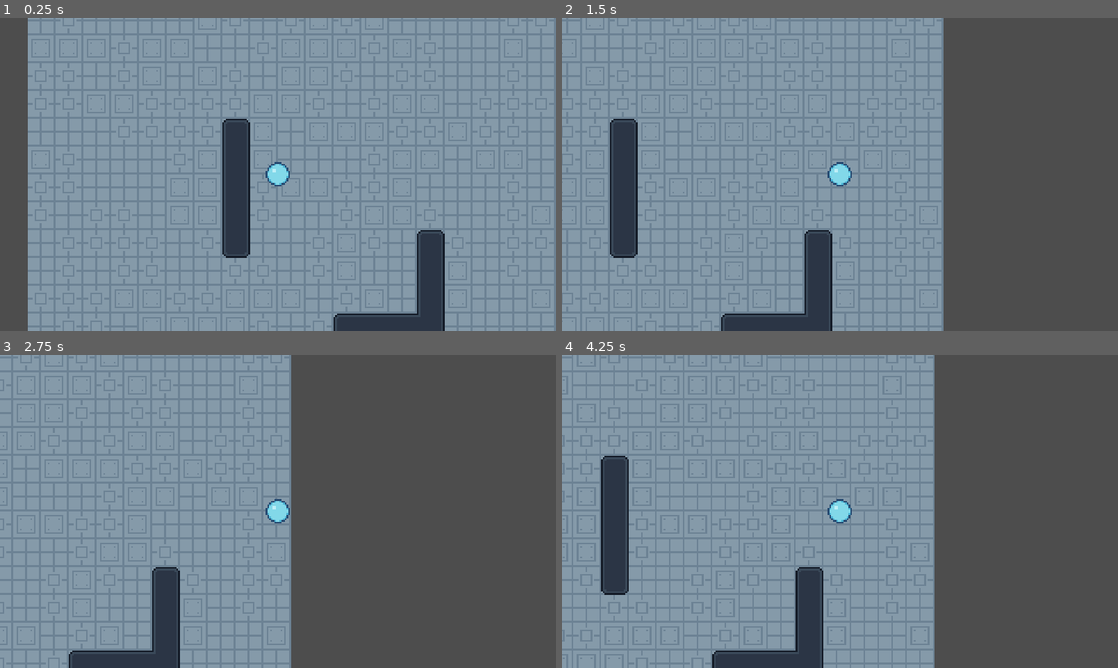
Above: before the commit, frames 1-4 (two rows, left to right).
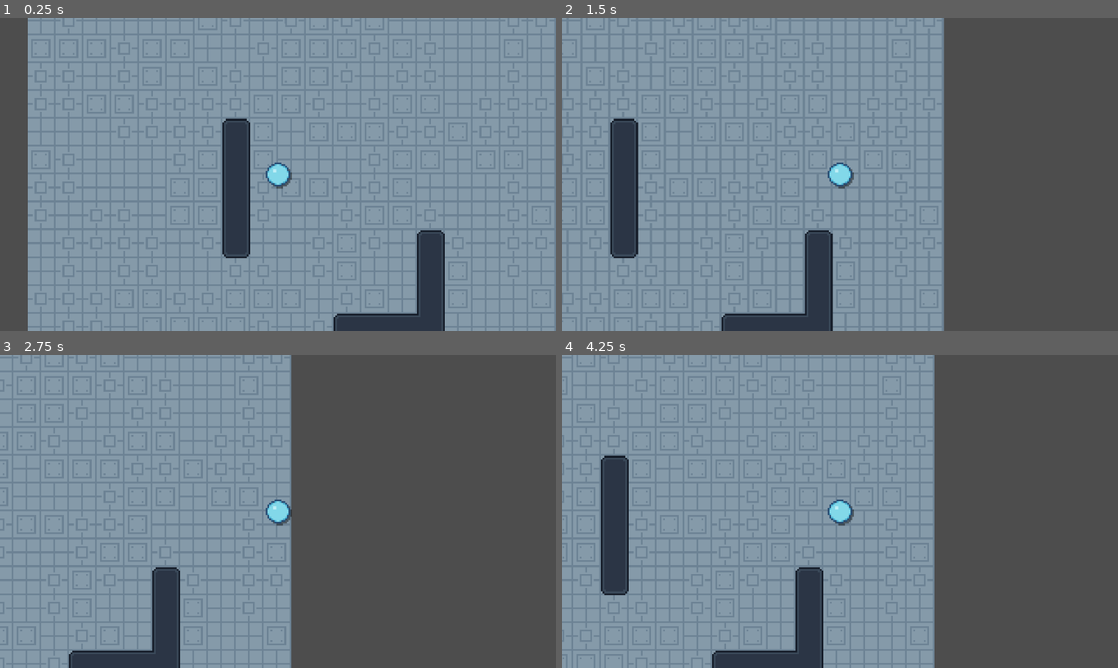
Above: after the commit, the same moments.

Repository: WirelessNine/Geometry-Shooter
Game: Godot game, scene res://scenes/main/world.tscn
The game is run twice, just before and just after one commit, with the same random seed, the same clock (stepped at 60 frames per second) and the same inputs.
Inputs (mouse positions are in pixels of both pictures, inside the frame that each line leads up to):
- Up to frame 1 (0.25 s): no input
- Up to frame 2 (1.5 s): tap Enter (ui_accept) at 0.5, 0.77 s; move the mouse to (962, 158) at 0.52 s; hold D (right) 0.53-1.25 s; hold Shift (sprint) 0.53-1.25 s; click (962, 158) at 0.67 s; drag from (728, 190) to (812, 237) at 1.27 s
- Up to frame 3 (2.75 s): tap Enter (ui_accept) at 2 s; move the mouse to (333, 442) at 2.02 s; hold D (right) from 2.03 s (still down); tap Alt at 2.1 s
- Up to frame 4 (4.25 s): release D (right) at 2.75 s; drag from (812, 574) to (673, 464) at 2.77 s; tap Enter (ui_accept) at 3.5, 3.77 s; move the mouse to (1006, 558) at 3.52 s; hold A (left) from 3.53 s (still down); tap I at 3.6 s

The runs differ from the first frame. In frame 1, 0.3% of the frame differs, in the area x 40-80%, y 32-100%; in frame 2, 0.6%; in frame 3, 0.6%; in frame 4, 0.8%, in the area x 1-67%, y 0-100%.

Commit message:
Add dropshadows

Diff:
--- a/geometry-shooter/project.godot
+++ b/geometry-shooter/project.godot
@@ -26,7 +26,8 @@
 window/size/viewport_height=360
 window/size/window_width_override=1280
 window/size/window_height_override=720
-window/stretch/mode="viewport"
+window/stretch/mode="canvas_items"
+window/stretch/aspect="expand"
 
 [editor_plugins]
 
--- /dev/null
+++ b/geometry-shooter/resources/materials/drop_shadow.gdshader
@@ -0,0 +1,49 @@
+shader_type canvas_item;
+
+uniform int dist = 2;
+uniform vec4 color: source_color = vec4(0.0, 0.0, 0.0, 0.5);
+uniform float angle: hint_range(0.0, 360.0) = 90.0;
+
+varying vec2 main_uv;
+varying vec2 shadow_uv;
+
+void vertex() {
+
+	vec2 uv = TEXTURE_PIXEL_SIZE * float(dist * 2);
+
+	vec2 uv_half = uv * 0.5;
+	vec2 uv_dist = uv + 1.0;
+
+	vec2 shadow_direction = (vec4(cos(radians(angle)), sin(radians(angle)), 0.0, 1.0) * MODEL_MATRIX).xy;
+
+	VERTEX *= uv_dist;
+
+	main_uv = UV * uv_dist - uv_half;
+	shadow_uv = main_uv - shadow_direction * uv_half;
+}
+
+void fragment() {
+
+	// sample colors for shadow
+	float shadow_amt = texture(TEXTURE, shadow_uv).a
+		* step(-1.0, -shadow_uv.x)
+		* step(-1.0, -shadow_uv.y)
+		* step(0.0, shadow_uv.x)
+		* step(0.0, shadow_uv.y);
+
+	// shadow color
+	COLOR = color * shadow_amt;
+
+	// sample main colors on top of shadow
+	vec4 main_color = texture(TEXTURE, main_uv)
+		* step(-1.0, -main_uv.x)
+		* step(-1.0, -main_uv.y)
+		* step(0.0, main_uv.x)
+		* step(0.0, main_uv.y);
+
+	// need to make area where main and shadow overlap black for next step
+	COLOR = mix(COLOR, vec4(0.0, 0.0, 0.0, 1.0), main_color.a);
+
+	// add main color on top of blackened area
+	COLOR += main_color * main_color.a;
+}
--- /dev/null
+++ b/geometry-shooter/resources/materials/drop_shadow_material.tres
@@ -0,0 +1,9 @@
+[gd_resource type="ShaderMaterial" format=3 uid="uid://wgt0bx25fvsd"]
+
+[ext_resource type="Shader" uid="uid://dp0co34dhwlp0" path="res://resources/materials/drop_shadow.gdshader" id="1_jbytj"]
+
+[resource]
+shader = ExtResource("1_jbytj")
+shader_parameter/dist = -1
+shader_parameter/color = Color(0, 0, 0, 0.5)
+shader_parameter/angle = 93.95600446291
--- a/geometry-shooter/scenes/characters/player.tscn
+++ b/geometry-shooter/scenes/characters/player.tscn
@@ -14,8 +14,17 @@
 region_enabled = true
 region_rect = Rect2(0, 0, 16, 16)
 
+[node name="Shadow" type="Sprite2D" parent="." unique_id=220405139]
+modulate = Color(0, 0, 0, 0.42352942)
+show_behind_parent = true
+position = Vector2(1, 1)
+texture = ExtResource("2_yewv4")
+region_enabled = true
+region_rect = Rect2(0, 0, 16, 16)
+
 [node name="CollisionShape" type="CollisionShape2D" parent="." unique_id=2064486428]
 shape = SubResource("CircleShape2D_as85p")
+debug_color = Color(0, 0.5950001, 0.7, 0)
 
 [node name="Camera" type="Camera2D" parent="." unique_id=431787269]
 zoom = Vector2(2, 2)
Not shown, added: geometry-shooter/resources/materials/drop_shadow.gdshader.uid
Not shown, changed: geometry-shooter/kanban_tasks_data.kanban
